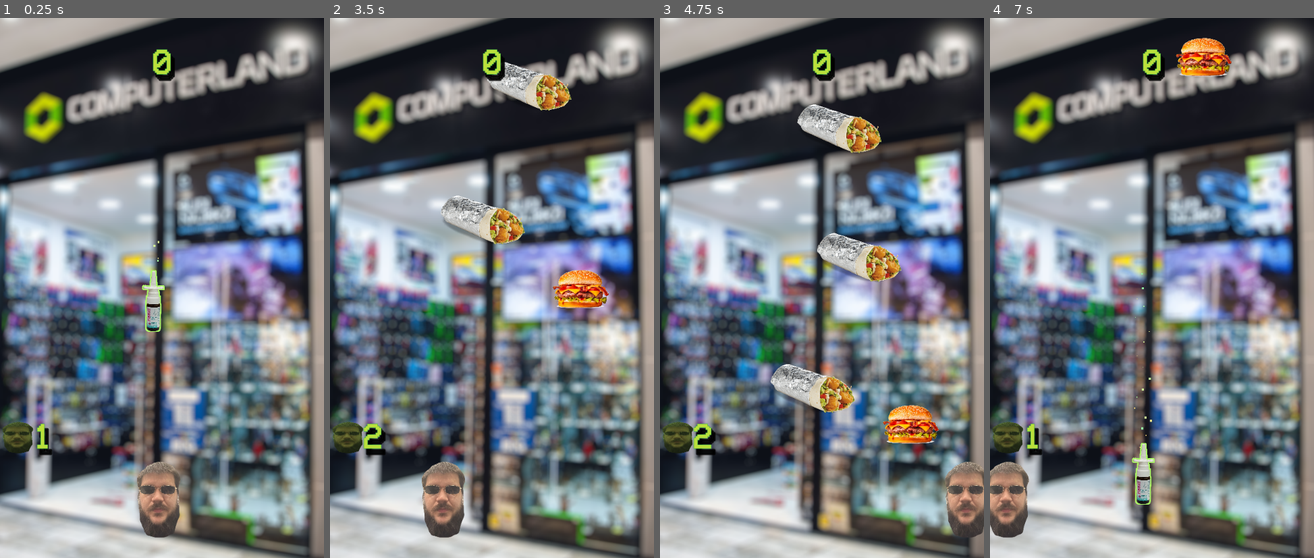
Above: before the commit, frames 1-4 (left to right).
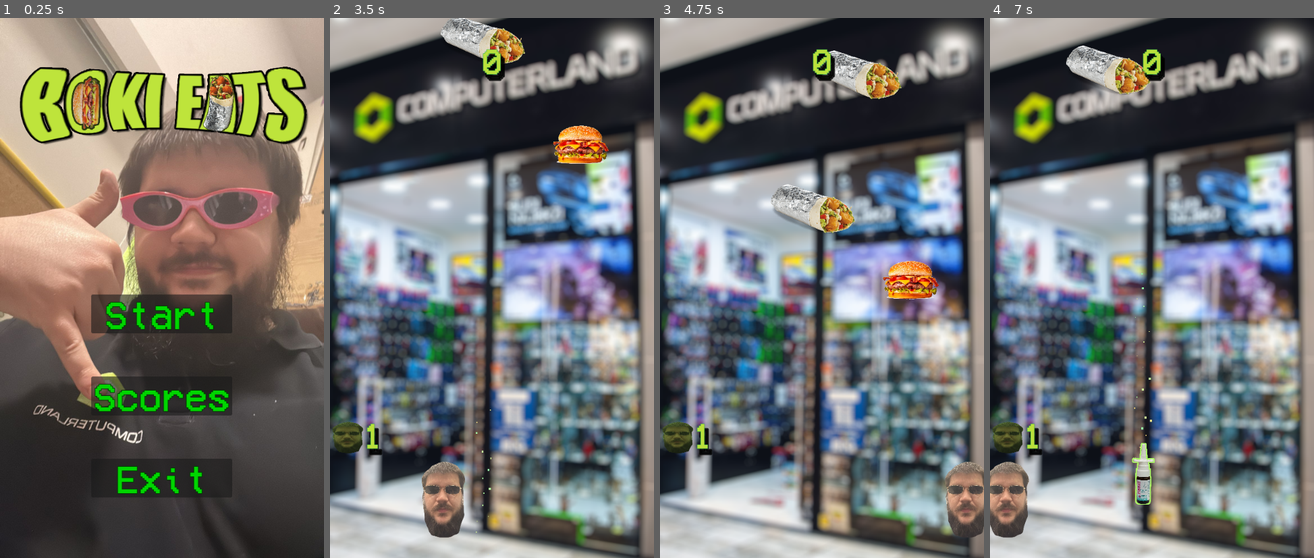
Above: after the commit, the same moments.

Repository: DKirkovik/Boki_eats_game
Game: Godot game, scene res://GUI/main_menu/main_menu.tscn
Same seed, same stepped clock (60 frames per second), same inputs: the game is played once before the commit and once after it. Before the commit the project starts from res://World/world.tscn.
Inputs (mouse positions are in pixels of both pictures, inside the frame that each line leads up to):
- Up to frame 1 (0.25 s): no input
- Up to frame 2 (3.5 s): click (492, 396) at 0.5 s, where only the run after the commit has a clickable "Scores"; click (492, 315) at 1.25 s, where only the run after the commit has a clickable "Start"; hold D (right) 2.03-2.78 s; hold A (left) from 2.78 s (still down)
- Up to frame 3 (4.75 s): release A (left) at 3.53 s; hold D (right) from 3.53 s (still down)
- Up to frame 4 (7 s): release D (right) at 5.03 s; hold A (left) from 5.03 s (still down); tap R (restart) at 5.65 s

The runs differ from the first frame. In frame 1, 93% of the frame differs, in the area x 0-100%, y 0-100%; in frame 2, 6.0%; in frame 3, 9.0%; in frame 4, 2.4%.

Commit message:
small tweeks and working menu

Diff:
--- a/GUI/game_over/game_over.gd
+++ b/GUI/game_over/game_over.gd
@@ -2,16 +2,23 @@
 
 @onready var timer = $Timer
 @onready var audio_stream_player_2d = $AudioStreamPlayer2D
-@onready var texture_rect = $MarginContainer/TextureRect
+@onready var margin_container = $MarginContainer
+@onready var text_timer = $TextTimer
+@onready var label = $MarginContainer/Label
 
 
 func _ready():
 	GameManager.game_over.connect(on_game_over)
-
+	margin_container.hide()
+	label.hide()
 
 func on_game_over() ->void:
 	timer.start()
+	text_timer.start()
 
 func _on_timer_timeout():
-	texture_rect.show()
+	margin_container.show()
 	audio_stream_player_2d.play()
+
+func _on_text_timer_timeout():
+	label.show()
--- a/GUI/game_over/game_over.tscn
+++ b/GUI/game_over/game_over.tscn
@@ -1,8 +1,42 @@
-[gd_scene load_steps=4 format=3 uid="uid://b1v8pbmdnfeuv"]
+[gd_scene load_steps=8 format=3 uid="uid://b1v8pbmdnfeuv"]
 
 [ext_resource type="Texture2D" uid="uid://cfm7g270ph4ud" path="res://Assets/game_over_lol.png" id="1_alxtq"]
 [ext_resource type="Script" path="res://GUI/game_over/game_over.gd" id="1_nb3hy"]
 [ext_resource type="AudioStream" uid="uid://balk0yn5dott0" path="res://Assets/SFX/defeat_lol.wav" id="2_wyakk"]
+[ext_resource type="FontFile" uid="uid://bd15h0dmq2vbx" path="res://Assets/Fonts/VCR_OSD_MONO_1.001.ttf" id="3_efcbb"]
+
+[sub_resource type="LabelSettings" id="LabelSettings_2ywy2"]
+line_spacing = 5.0
+font = ExtResource("3_efcbb")
+font_size = 48
+font_color = Color(0.733333, 0.878431, 0.235294, 1)
+outline_size = 3
+outline_color = Color(0.211765, 0.705882, 0.278431, 1)
+shadow_size = 10
+shadow_color = Color(0, 0, 0, 0.847059)
+shadow_offset = Vector2(6, 10)
+
+[sub_resource type="Animation" id="Animation_ywqph"]
+resource_name = "blink_text"
+length = 0.6
+loop_mode = 1
+tracks/0/type = "value"
+tracks/0/imported = false
+tracks/0/enabled = true
+tracks/0/path = NodePath("MarginContainer/Label:modulate")
+tracks/0/interp = 2
+tracks/0/loop_wrap = true
+tracks/0/keys = {
+"times": PackedFloat32Array(0, 0.4, 0.6),
+"transitions": PackedFloat32Array(1, 0.307787, 207.937),
+"update": 0,
+"values": [Color(1, 1, 1, 1), Color(1, 0.603922, 0.517647, 1), Color(1, 1, 1, 0.25098)]
+}
+
+[sub_resource type="AnimationLibrary" id="AnimationLibrary_tejmq"]
+_data = {
+"blink_text": SubResource("Animation_ywqph")
+}
 
 [node name="Game_over" type="Control"]
 layout_mode = 3
@@ -20,14 +54,24 @@
 anchor_bottom = 1.0
 grow_horizontal = 2
 grow_vertical = 2
-theme_override_constants/margin_bottom = 35
+theme_override_constants/margin_top = 150
+theme_override_constants/margin_bottom = 300
 
 [node name="TextureRect" type="TextureRect" parent="MarginContainer"]
-visible = false
 layout_mode = 2
 size_flags_horizontal = 4
-size_flags_vertical = 4
+size_flags_vertical = 0
 texture = ExtResource("1_alxtq")
+
+[node name="Label" type="Label" parent="MarginContainer"]
+modulate = Color(1, 0.603922, 0.517647, 1)
+layout_mode = 2
+size_flags_horizontal = 4
+size_flags_vertical = 8
+text = "Press R to restart"
+label_settings = SubResource("LabelSettings_2ywy2")
+horizontal_alignment = 1
+vertical_alignment = 1
 
 [node name="AudioStreamPlayer2D" type="AudioStreamPlayer2D" parent="."]
 stream = ExtResource("2_wyakk")
@@ -36,4 +80,15 @@
 wait_time = 0.5
 one_shot = true
 
+[node name="AnimationPlayer" type="AnimationPlayer" parent="."]
+libraries = {
+"": SubResource("AnimationLibrary_tejmq")
+}
+autoplay = "blink_text"
+
+[node name="TextTimer" type="Timer" parent="."]
+wait_time = 2.0
+one_shot = true
+
 [connection signal="timeout" from="Timer" to="." method="_on_timer_timeout"]
+[connection signal="timeout" from="TextTimer" to="." method="_on_text_timer_timeout"]
--- /dev/null
+++ b/GUI/main_menu/main_menu.gd
@@ -0,0 +1,15 @@
+extends Control
+
+@onready var main_menu_music = $MainMenuMusic
+
+
+func _on_start_pressed():
+	GameManager.change_game_scene()
+
+
+func _on_exit_pressed():
+	get_tree().quit()
+
+
+func _on_scores_pressed():
+	print("Scores")
--- a/GUI/main_menu/main_menu.tscn
+++ b/GUI/main_menu/main_menu.tscn
@@ -1,6 +1,7 @@
-[gd_scene load_steps=3 format=3 uid="uid://bqdfwyb3mesir"]
+[gd_scene load_steps=4 format=3 uid="uid://bqdfwyb3mesir"]
 
 [ext_resource type="Texture2D" uid="uid://g48oupc0o1p2" path="res://Assets/mainMenu_boki.png" id="1_n1km4"]
+[ext_resource type="Script" path="res://GUI/main_menu/main_menu.gd" id="1_rbqlr"]
 [ext_resource type="FontFile" uid="uid://bd15h0dmq2vbx" path="res://Assets/Fonts/VCR_OSD_MONO_1.001.ttf" id="2_k70hb"]
 
 [node name="MainMenu" type="Control"]
@@ -10,6 +11,7 @@
 anchor_bottom = 1.0
 grow_horizontal = 2
 grow_vertical = 2
+script = ExtResource("1_rbqlr")
 
 [node name="Background" type="TextureRect" parent="."]
 layout_mode = 1
@@ -35,7 +37,7 @@
 layout_mode = 2
 size_flags_horizontal = 4
 size_flags_vertical = 4
-theme_override_constants/separation = 20
+theme_override_constants/separation = 80
 
 [node name="Start" type="Button" parent="CanvasLayer/MarginContainer/VBoxContainer"]
 layout_mode = 2
@@ -52,7 +54,21 @@
 "
 icon_alignment = 1
 
-[node name="Start2" type="Button" parent="CanvasLayer/MarginContainer/VBoxContainer"]
+[node name="Scores" type="Button" parent="CanvasLayer/MarginContainer/VBoxContainer"]
+layout_mode = 2
+size_flags_vertical = 4
+theme_override_colors/font_color = Color(0, 0.839216, 0, 1)
+theme_override_colors/font_pressed_color = Color(0.913725, 0, 0, 1)
+theme_override_colors/font_hover_color = Color(0.976471, 0.901961, 0, 1)
+theme_override_colors/font_focus_color = Color(0, 0.690196, 0, 1)
+theme_override_colors/font_outline_color = Color(0, 0.247059, 0, 1)
+theme_override_constants/outline_size = 5
+theme_override_fonts/font = ExtResource("2_k70hb")
+theme_override_font_sizes/font_size = 72
+text = "Scores"
+icon_alignment = 1
+
+[node name="Exit" type="Button" parent="CanvasLayer/MarginContainer/VBoxContainer"]
 layout_mode = 2
 size_flags_vertical = 4
 theme_override_colors/font_color = Color(0, 0.839216, 0, 1)
@@ -66,3 +82,10 @@
 text = "Exit
 "
 icon_alignment = 1
+
+[node name="MainMenuMusic" type="AudioStreamPlayer2D" parent="."]
+autoplay = true
+
+[connection signal="pressed" from="CanvasLayer/MarginContainer/VBoxContainer/Start" to="." method="_on_start_pressed"]
+[connection signal="pressed" from="CanvasLayer/MarginContainer/VBoxContainer/Scores" to="." method="_on_scores_pressed"]
+[connection signal="pressed" from="CanvasLayer/MarginContainer/VBoxContainer/Exit" to="." method="_on_exit_pressed"]
--- a/GameManagers/game_manager.gd
+++ b/GameManagers/game_manager.gd
@@ -4,11 +4,15 @@
 signal lives_changed(lives:int)
 signal game_over()
 signal jelly_powerup()
+signal scene_changed()
+
 
 var max_score:float
 var score:float
 var is_game_over:bool = false
 var lives:int
+var game_scene: PackedScene = load("res://World/world.tscn")
+var menu_scene: PackedScene = load("res://GUI/main_menu/main_menu.tscn")
 
 
 func on_score_changed(_score:float) ->void:
@@ -33,3 +37,12 @@
 	elif !is_game_over:
 		is_game_over = true
 		game_over.emit()
+
+func change_game_scene() ->void:
+	get_tree().change_scene_to_packed(game_scene)
+	scene_changed.emit()
+
+
+func change_menu_scene() ->void:
+	get_tree().change_scene_to_packed(menu_scene)
+	scene_changed.emit()
--- a/project.godot
+++ b/project.godot
@@ -11,7 +11,7 @@
 [application]
 
 config/name="Boki_eats"
-run/main_scene="res://World/world.tscn"
+run/main_scene="res://GUI/main_menu/main_menu.tscn"
 config/features=PackedStringArray("4.2", "GL Compatibility")
 config/icon="res://icon.svg"
 
Not shown, changed: icon.svg
Not shown, changed: icon.svg.import
